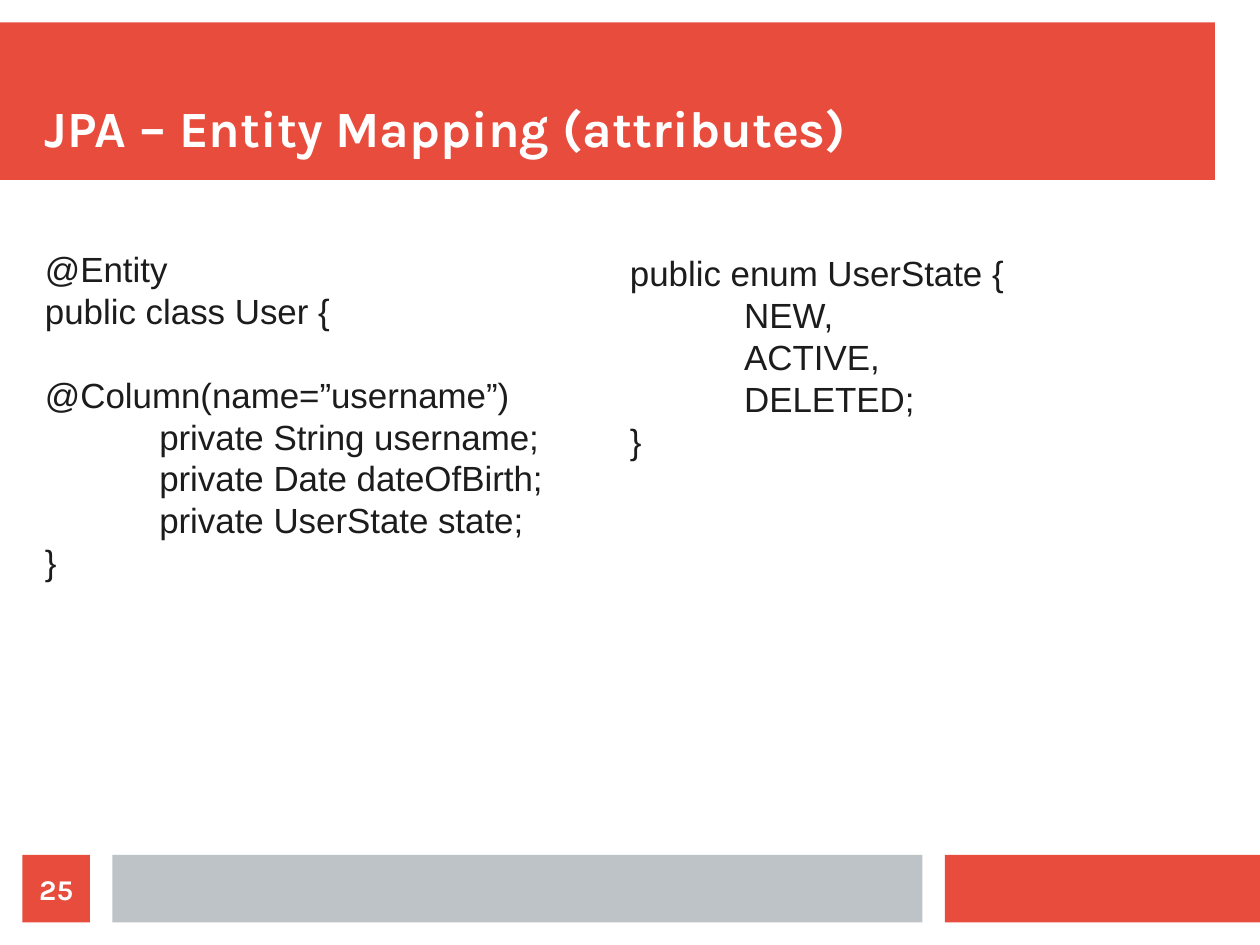
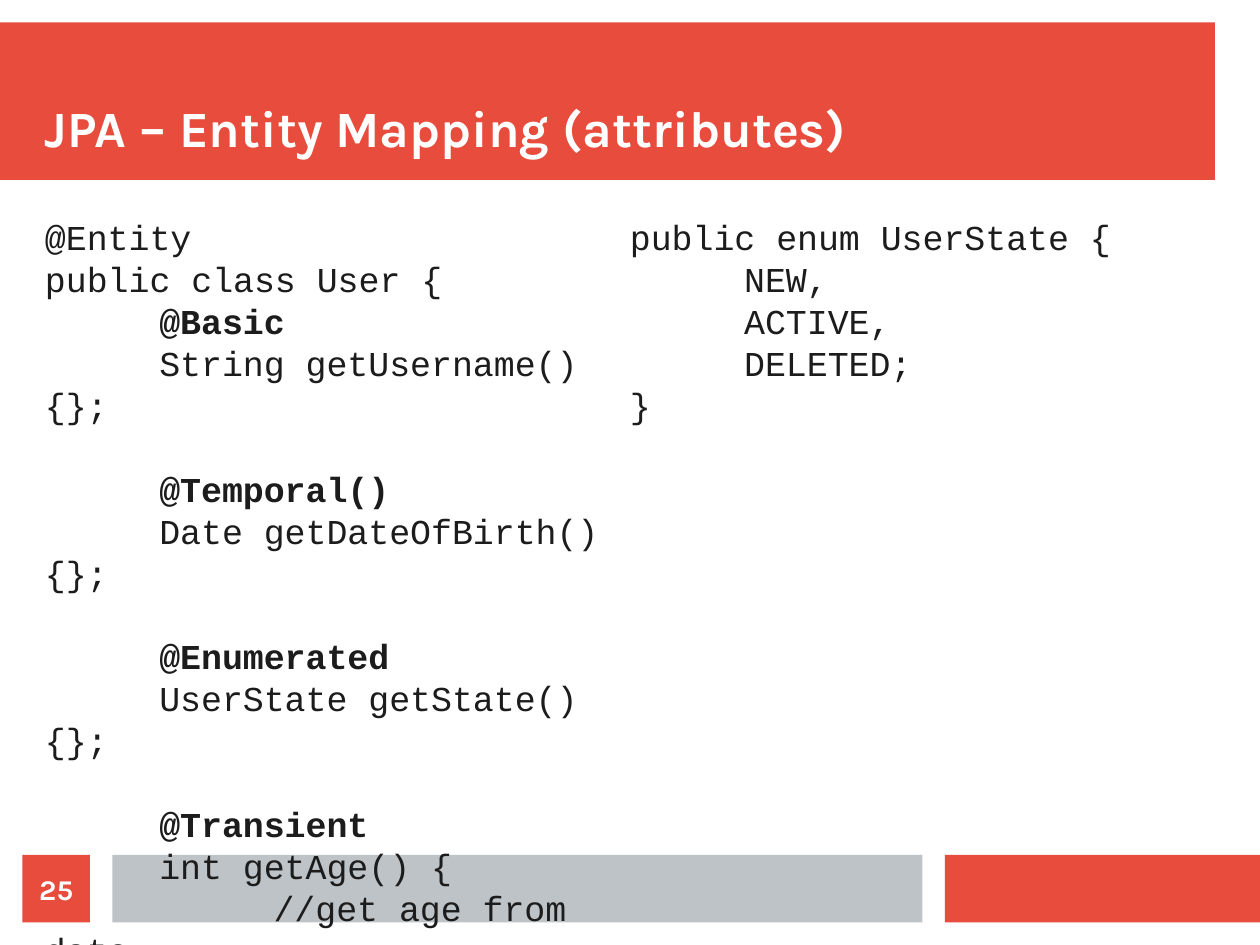
Before and after one commit to maxotta/pia-labs, a slide deck: slide 25 of lectures/persistence.odp. Drawn at 1260x945 pixels with LibreOffice and Linux fonts; fonts in the diff are those of the drawing. Boxes give left, top, right and bottom in pixels: in the first picture for what was removed or moved away, otherwise in the second. Text is boxed around its words. In the diff, an @@ line names an element or a change of style, - is before the commit and + after.

Commit message:
[lec-orm] WIP ORM lecture

```diff
--- a/lectures/persistence.odp
+++ b/lectures/persistence.odp
@@ subtitle at [45, 226, 599, 931]: paragraph added @@
+}
@@ subtitle at [45, 226, 401, 300]: font Arial to Courier New in "@Entity", "public class User {", "}" @@
@@ subtitle "@Entity": place and size @@
-subtitle "@Entity" at [45, 256, 543, 540]
+subtitle "@Entity" at [45, 226, 599, 931]
@@ text "public enum UserState {": place and size @@
-text "public enum UserState {" at [630, 260, 982, 417]
+text "public enum UserState {" at [630, 226, 1069, 383]
@@ text "public enum UserState {" at [630, 226, 1069, 383]: font Arial to Courier New @@
@@ subtitle at [159, 310, 599, 931]: text changed; font Arial to Courier New @@
-@Column(name=”username”)
-private String username;
-private Date dateOfBirth;
-private UserState state;
+@Basic
+String getUsername(){};
+@Temporal()
+Date getDateOfBirth(){};
+@Enumerated
+UserState getState(){};
+@Transient
+int getAge() {
+//get age from date
```
Also in this commit, not shown: 1 other slide changed, 12 slides added.
